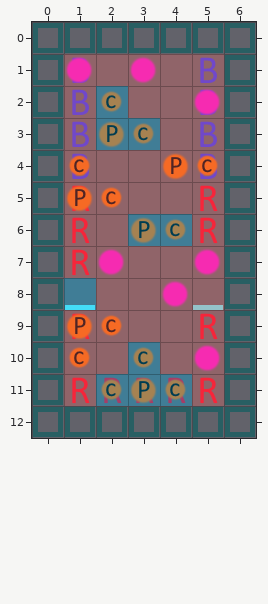
An edit to a level. Tiled map, plans/level-design/level_ideas/1_3.tmx. Above: the version before the commit.
Cells are 32x32 px. Shown: x 0..6, y 0..12.
And afterwards:
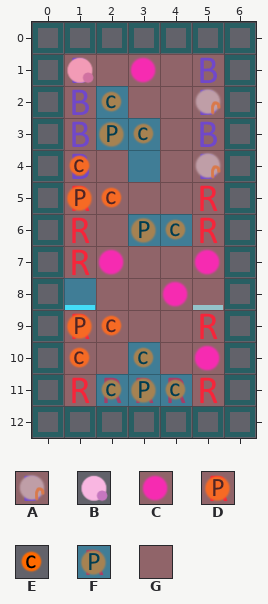
Key: from "rough sprites for level design": A 4, B 5, C 6, D 10, E 11, F 32, G 33.
_ is an empty cell.
See-through tiles are keyed as they look on the map.
Difference:
Layer "Unmoveable/people":
Tile C gives way to tile A in row 2 at x 5.
Tile E gives way to tile A in row 4 at x 5.
Tile C gives way to tile B in row 1 at x 1.
Tile D is removed in row 4 at x 4.
Layer "areas":
Tile G gives way to tile F in row 4 at x 3.
Boxes around the changes in both pictures, in picture pixels (x1, y1, x2, y2):
changed: (65, 56, 94, 84)
changed: (193, 88, 221, 116)
changed: (128, 150, 221, 182)
